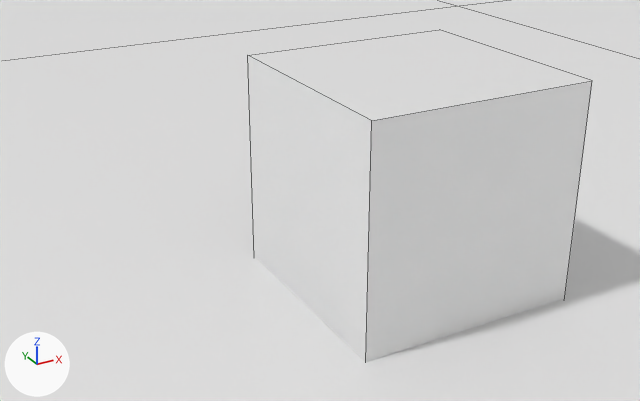
One commit to the Blender file blend-files/12.blend: the scene before it, then after it.
One viewpoint serves both versions: a 50 mm lens placed at (-0.63, -2.17, 1.911), pointed at (0.853, 0.526, 0.563). The axes (+X, +Y, +Z) are drawn at lower left. The lights are the same throughout. Mesh edges are drawn as thin lines.

Before the edit, the objects in view are built like this:
```python
me_cube = bpy.data.meshes.new('Cube')
me_cube.from_pydata(...)  # a box spanning x -0.5..0.5, y -0.5..0.5, z -0.5..0.5
me_plane = bpy.data.meshes.new('Plane')
me_plane.from_pydata(...)  # 32 vertices, 30 faces; spans x -16.6..16.4, y -16.4..16.4, z -0.4..0.0
ob_cube = bpy.data.objects.new('Cube', me_cube)
ob_cube.location = (1.392, 0.736, 0.458)
ob_plane = bpy.data.objects.new('Plane', me_plane)
ob_plane.location = (0.0, 0.0, 0.0)
```
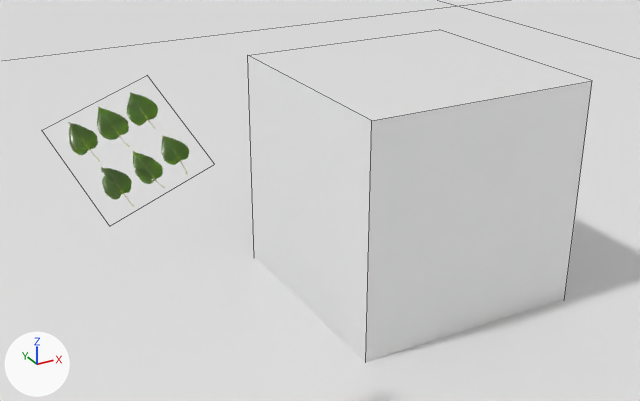
Location of each change, [x1, y1, x2, y2] in pixels of the pictures (640 x 401 px):
'Leaf', added
    after: [68, 92, 189, 206]

Diff of the bpy script that builds the scene:
```diff
--- a/blend-files/12.blend.py
+++ b/blend-files/12.blend.py
@@ img_leafset004_1k_jpg_opacity_jpg @@
+img_leafset004_1k_jpg_opacity_jpg = load_image('LeafSet004_1K-JPG_Opacity.jpg', 'tex/LeafSet004_1K-JPG/LeafSet004_1K-JPG_Opacity.jpg', 1024, 1024, 'Non-Color')
@@ img_leafset004_1k_jpg_normalgl_jpg @@
+img_leafset004_1k_jpg_normalgl_jpg = load_image('LeafSet004_1K-JPG_NormalGL.jpg', 'tex/LeafSet004_1K-JPG/LeafSet004_1K-JPG_NormalGL.jpg', 1024, 1024, 'Non-Color')
@@ img_leafset004_1k_jpg_color_jpg @@
+img_leafset004_1k_jpg_color_jpg = load_image('LeafSet004_1K-JPG_Color.jpg', 'tex/LeafSet004_1K-JPG/LeafSet004_1K-JPG_Color.jpg', 1024, 1024, 'sRGB')
@@ mat_leaf @@
+mat_leaf = bpy.data.materials.new('leaf')
+# uses the picture img_leafset004_1k_jpg_color_jpg
+# uses the picture img_leafset004_1k_jpg_normalgl_jpg
+# uses the picture img_leafset004_1k_jpg_opacity_jpg
@@ me_plane_001 @@
+me_plane_001.from_pydata(...)  # 4 vertices, 1 face; spans x -1.0..1.0, y -1.0..1.0, z 0.0
+me_plane_001.materials.append(mat_leaf)
@@ ob_leaf @@
+ob_leaf = bpy.data.objects.new('Leaf', me_plane_001)
+ob_leaf.parent = ob_assets
+ob_leaf.location = (0.0, 0.0, 0.532)
+ob_leaf.rotation_euler = (0.692, -0.305, 0.114)  # degrees (40, -17, 6.5)
@@ ob_assets @@
+ob_assets = bpy.data.objects.new('Assets', None)
+ob_assets.location = (-0.00853, 0.00317, 1.012)
+ob_assets.scale = (0.162, 0.162, 0.162)
```
